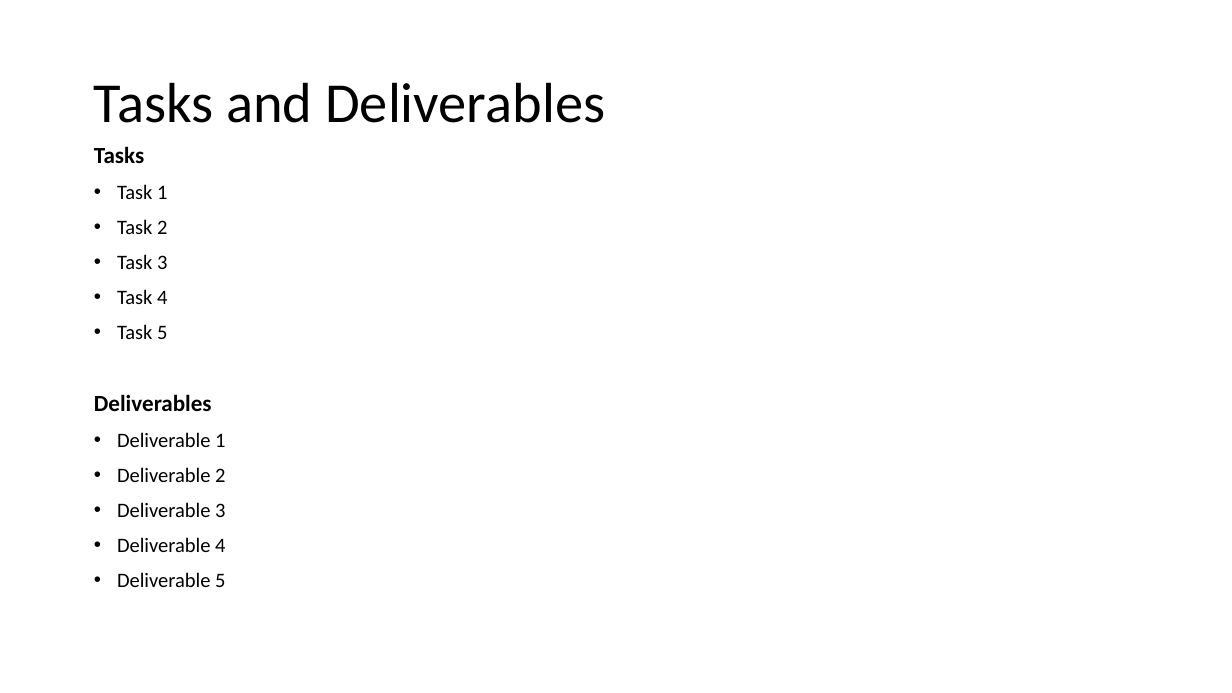
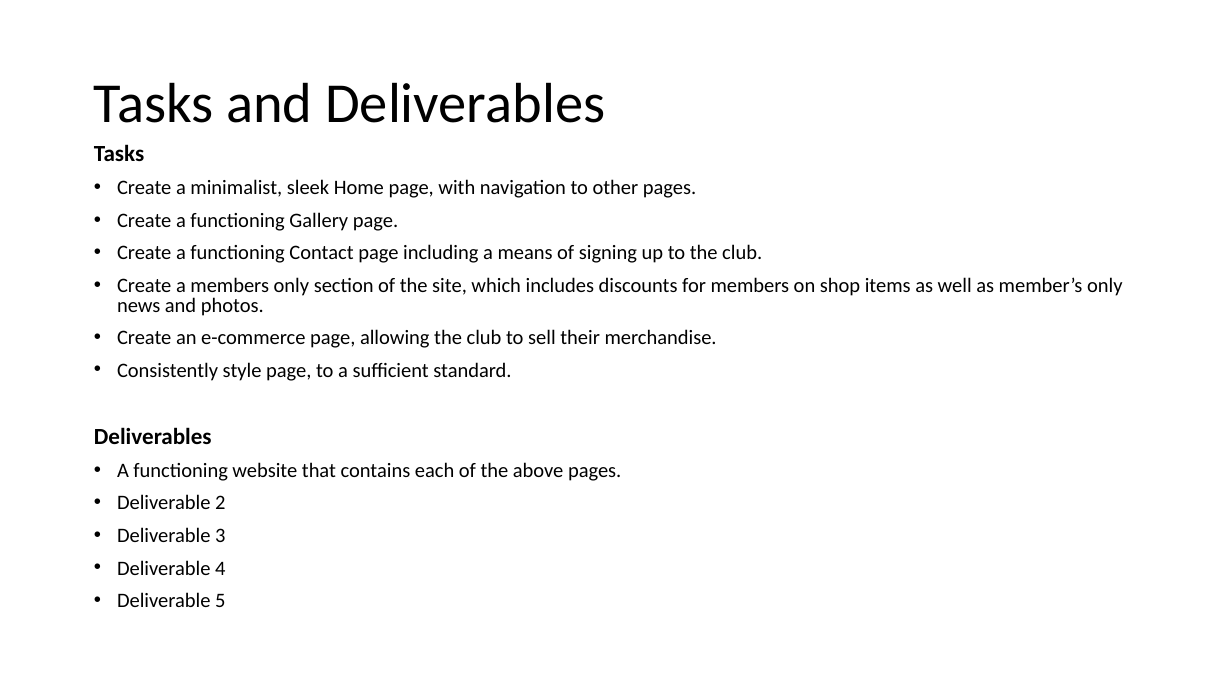
Before and after one commit to benkelly2/KV6002, a slide deck: slide 18 of KV6002_21 TOR Presentation.pptx. Drawn at 1232x693 pixels with LibreOffice and Linux fonts; fonts in the diff are those of the drawing. Boxes give left, top, right and bottom in pixels: in the first picture for what was removed or moved away, otherwise in the second. Text is boxed around its words. In the diff, an @@ line names an element or a change of style, - is before the commit and + after.

```diff
--- a/KV6002_21 TOR Presentation.pptx
+++ b/KV6002_21 TOR Presentation.pptx
@@ text at [94, 144, 225, 607]: line spacing 0.9 to 0.8 @@
@@ text at [117, 179, 1123, 381]: text changed @@
-• Task 1
-• Task 2
-• Task 3
-• Task 4
-• Task 5
+• Create a minimalist, sleek Home page, with navigation to other pages.
+• Create a functioning Gallery page.
+• Create a functioning Contact page including a means of signing up to the club.
+• Create a members only section of the site, which includes discounts for members on shop items as well as member’s only news and photos.
+• Create an e-commerce page, allowing the club to sell their merchandise.
+• Consistently style page, to a sufficient standard.
@@ text at [117, 462, 621, 481]: text changed @@
-• Deliverable 1
+• A functioning website that contains each of the above pages.
```
Also in this commit, not shown: 1 other slide changed.
